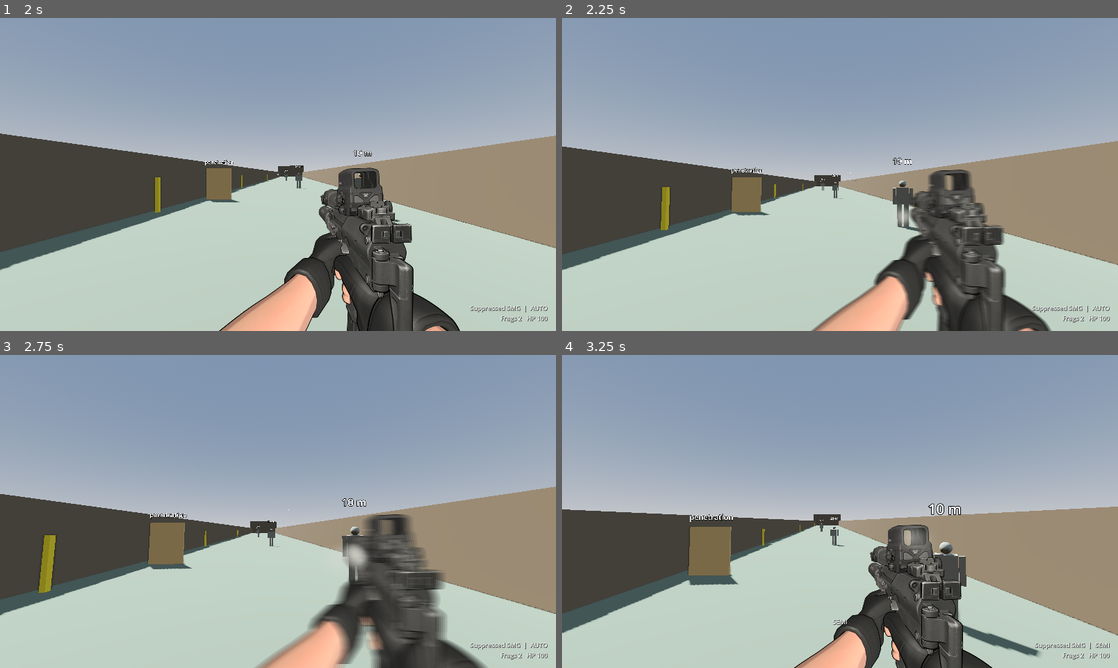
Above: before the commit, frames 1-4 (two rows, left to right).
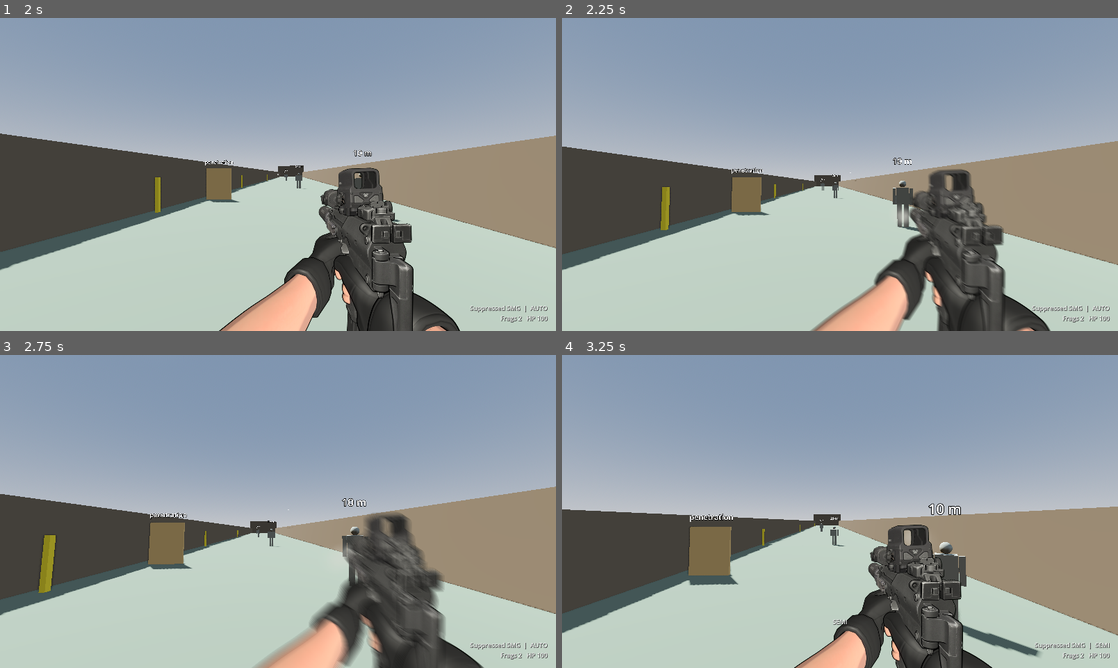
Above: after the commit, the same moments.

Repository: needlehead/DW-TACTICAL-SHOOTER-DEEPSEEK
Game: Godot game, scene res://maps/killhouse.tscn
Same seed, same stepped clock (60 frames per second), same inputs: the game is played once before the commit and once after it.
Inputs (mouse positions are in pixels of both pictures, inside the frame that each line leads up to):
- Up to frame 1 (2 s): move the mouse to (305, 174) at 0.52 s; hold Right mouse button (ads) 0.53-1.28 s; hold W (move_forward) from 0.53 s (still down); tap Space (jump) at 0.77, 1.52 s; move the mouse to (250, 174) at 1.27 s; tap C (crouch) at 1.35 s
- Up to frame 2 (2.25 s): keep holding W (move_forward); move the mouse to (851, 168) at 2.02 s; press the mouse at (851, 168) at 2.03 s
- Up to frame 3 (2.75 s): keep holding W (move_forward)
- Up to frame 4 (3.25 s): keep holding W (move_forward); move the mouse to (834, 517) at 2.77 s; release the mouse at (834, 517) at 2.78 s; tap B (fire_mode) at 2.85 s; tap Space (jump) at 3.02 s

Frame 1 is identical in both runs. In frame 2, 0.5% of the frame differs, in the area x 44-89%, y 48-100%; in frame 3, 1.1%, in the area x 48-88%, y 50-100%; in frame 4, 0.2%.

Commit message:
Shoot blur at -34 deg / 57 px like the Paint.NET reference (shoot_blur_angle); muzzle smoke drawn behind the weapon sprite
Co-Authored-By: Claude Opus 5.5 <noreply@anthropic.com>

Diff:
--- a/player/muzzle_smoke.gd
+++ b/player/muzzle_smoke.gd
@@ -1,6 +1,6 @@
 extends Control
 ## Suppressor smoke for sprite weapons: soft screen-space wisps that puff out of the muzzle on each
-## shot, drift up and sideways, swell and fade. Drawn over the weapon sprite.
+## shot, drift up and sideways, swell and fade. Drawn behind the weapon sprite (node order in player.tscn).
 
 @export var puffs_per_shot := 2
 @export var lifetime := 0.9
--- a/player/player.tscn
+++ b/player/player.tscn
@@ -121,10 +121,6 @@
 offset_bottom = 300.0
 script = ExtResource("14_debug")
 
-[node name="SpriteViewmodel" type="TextureRect" parent="ViewmodelLayer"]
-mouse_filter = 2
-script = ExtResource("15_sprite")
-
 [node name="MuzzleSmoke" type="Control" parent="ViewmodelLayer"]
 layout_mode = 3
 anchors_preset = 15
@@ -134,3 +130,7 @@
 grow_vertical = 2
 mouse_filter = 2
 script = ExtResource("16_smoke")
+
+[node name="SpriteViewmodel" type="TextureRect" parent="ViewmodelLayer"]
+mouse_filter = 2
+script = ExtResource("15_sprite")
--- a/player/sprite_viewmodel.gd
+++ b/player/sprite_viewmodel.gd
@@ -1,7 +1,7 @@
 extends TextureRect
 ## Doom-style 2D viewmodel. Shows the active weapon's frame (idle / shoot / reload / ADS) and moves it
 ## with the same sway, bob, inertia, kick and lowering the 3D viewmodel computes. Shoot frames get a
-## horizontal motion blur that fades over the frame. Hidden for weapons without sprites (greybox 3D gun instead).
+## directional motion blur that fades over the frame. Hidden for weapons without sprites (greybox 3D gun instead).
 
 ## Extra size around the screen so bob and kick never reveal the frame's cut-off bottom edge.
 @export var overscan := 0.1
@@ -63,5 +63,8 @@
 
 	var shooting := texture == d.shoot_sprite and d.shoot_blur > 0.0
 	var fade := 1.0 - w.since_shot / d.shoot_frame_time if shooting else 0.0
-	_blur.set_shader_parameter("blur_dir", Vector2(1.0, kick_rot.z * 0.3) * d.shoot_blur * fade)  # horizontal streak
+	# Angle in image space (counter-clockwise from +x); UV y points down and is scaled by the frame aspect.
+	var a := deg_to_rad(d.shoot_blur_angle)
+	var aspect := float(texture.get_width()) / texture.get_height()
+	_blur.set_shader_parameter("blur_dir", Vector2(cos(a), -sin(a) * aspect) * d.shoot_blur * fade)
 	_blur.set_shader_parameter("samples", 12 if shooting else 2)
--- a/weapons/weapon_data.gd
+++ b/weapons/weapon_data.gd
@@ -62,7 +62,8 @@
 @export var reload_sprites: Array[Texture2D] = []  ## spread evenly over the reload time
 @export var sprite_offset := Vector2(0.0, 0.08)  ## fraction of screen height; +y moves the gun down
 @export var shoot_frame_time := 0.07
-@export var shoot_blur := 0.025  ## horizontal streak length as a fraction of the frame width
+@export var shoot_blur := 0.0223  ## streak length as a fraction of the frame width (57 px on 2560)
+@export var shoot_blur_angle := -34.0  ## degrees, Paint.NET convention: 0 = horizontal, negative = down-right
 @export var muzzle_uv := Vector2(0.5, 0.5)  ## muzzle position on the idle/shoot frame (0-1); smoke spawns here
 @export var suppressed := false  ## muzzle smoke instead of flash light
 
